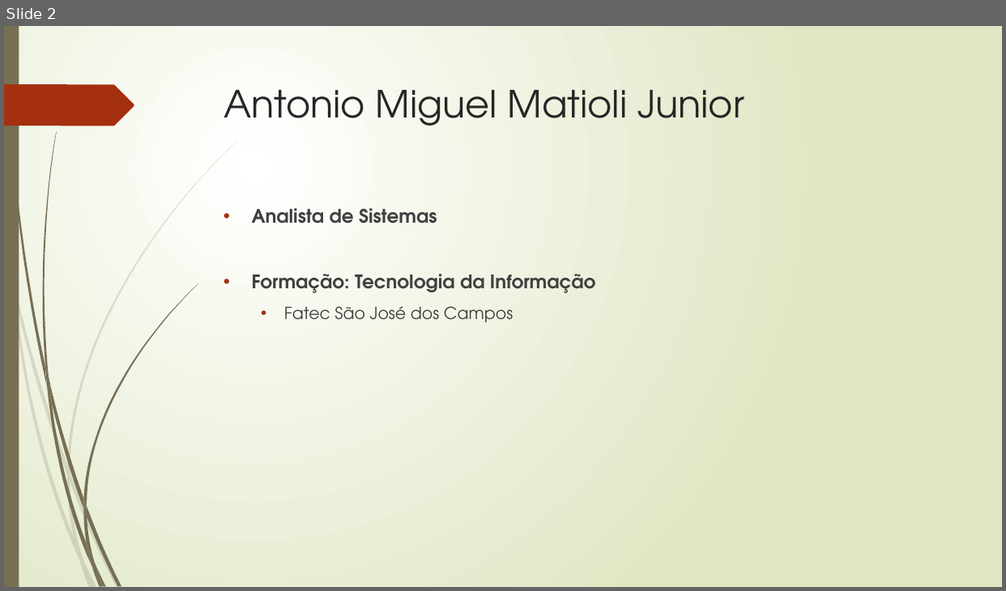
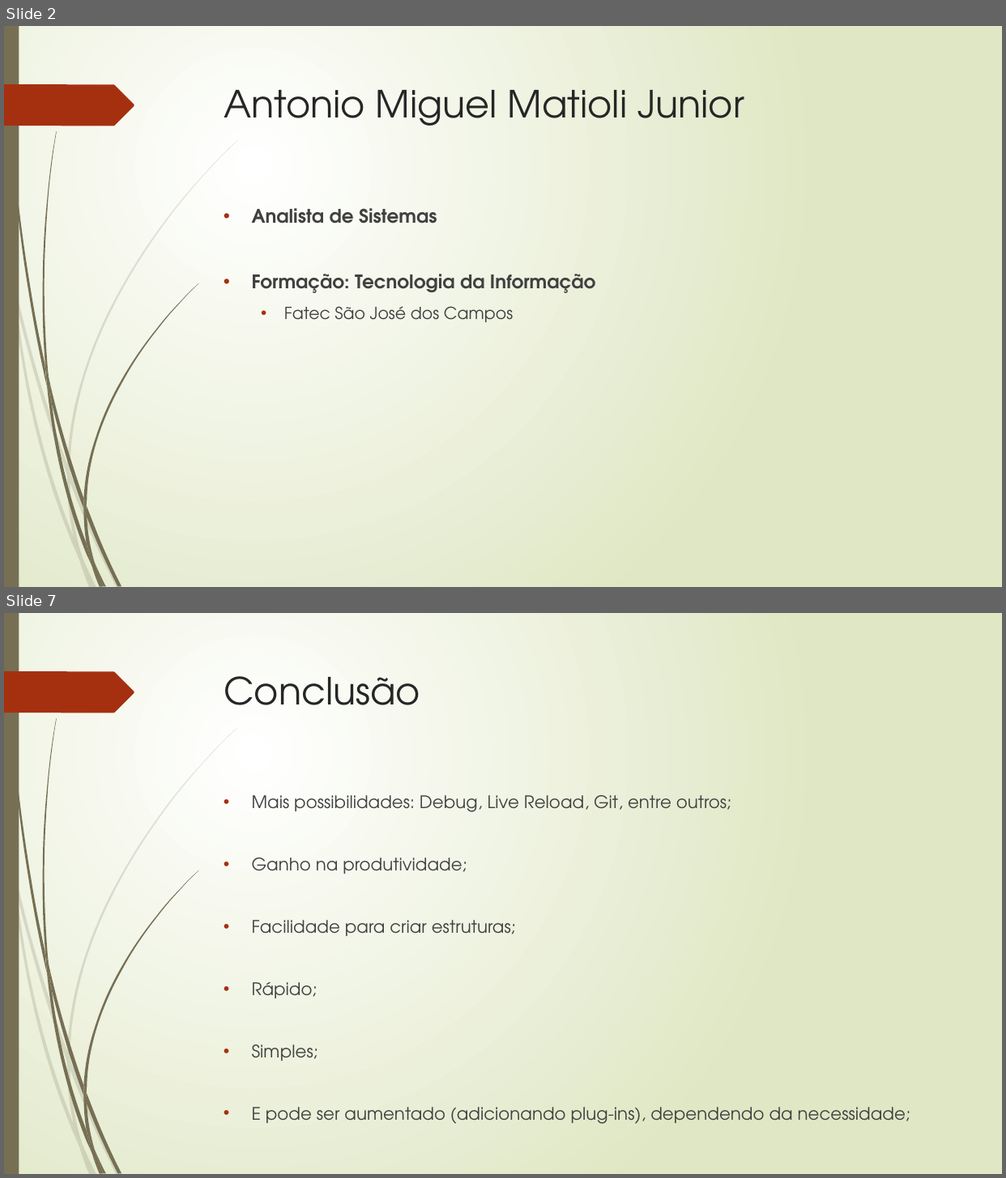
Before and after one commit to amatioli/Sublime, a slide deck: Sublime Text.pptx. Shown one above the other, each under a label of ours: slide 2 before the commit, slides 2 and 7 after it; the slides between them are not shown. The pictures are 1006x591 and 1006x1178 pixels, drawn with LibreOffice and Linux fonts; fonts in the diff are those of the drawing. Boxes give left, top, right and bottom in pixels: in the first picture for what was removed or moved away, otherwise in the second. Text is boxed around its words. In the diff, an @@ line names an element or a change of style, - is before the commit and + after.

```diff
--- a/Sublime Text.pptx
+++ b/Sublime Text.pptx
@@ slide 7 added at bbox=[4, 613, 1002, 1174], background gradient #FFFFFF to #DFE8C4; not listed: 24 template elements that a slide beside it also shows @@
@@ title added at bbox=[224, 676, 420, 705], 36 pt, text #262626 @@
+Conclusão
@@ text added at bbox=[252, 795, 910, 1124], 16.6 pt, text #404040 @@
+• Mais possibilidades: Debug, Live Reload, Git, entre outros;
+• Ganho na produtividade;
+• Facilidade para criar estruturas;
+• Rápido;
+• Simples;
+• E pode ser aumentado (adicionando plug-ins), dependendo da necessidade;
```
Also in this commit, not shown: 2 slides changed, 2 other slides added, 4 slides removed, 5 other files.
